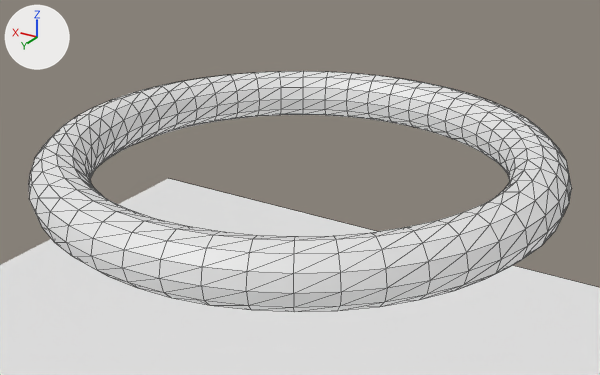
Before and after pictures for a commit that changed the glTF model public/scene.glb.
One viewpoint serves both versions: a 50 mm lens placed at (1.18, -0.56, 2.4), pointed at (1.55, -1.16, 2.1). Lighting does not change. The marker at upper left points along +X, +Y and +Z. Mesh edges are drawn as thin lines. Vertices at the same position are counted once.

In view in the first picture: 'Cube', 'Ring'.
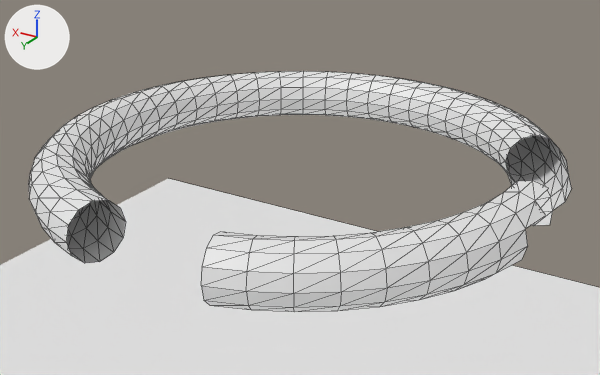
What differs and where, as boxes [x1, y1, x2, y2] in the pictures (600 x 375 px):
part 1 of me_torus_001, deleted
    before: [66, 200, 220, 305]
part 2 of me_torus_001, deleted
    before: [486, 135, 572, 279]

What changed in the scene script:
```text
Change me_torus_001:
    used by ob_ring; location = (1.6119, -1.2756, 2.075)
    remove me_torus_001.from_pydata(...)  # 576 vertices, 1152 faces; spans x -0.28..0.28, y -0.28..0.28, z -0.03..0.03
    add me_torus_001.from_pydata(...)  # 501 vertices, 942 faces; spans x -0.274..0.28, y -0.28..0.27, z -0.03..0.03
    me_torus_001 part 1
    36 vertices are removed from x -0.037..0.037, y 0.218..0.28, z -0.03..0.03
    96 faces are deleted
    me_torus_001 part 2
    39 vertices are removed from x -0.28..-0.207, y -0.101..0.069, z -0.03..0.03
    114 faces are deleted
```
